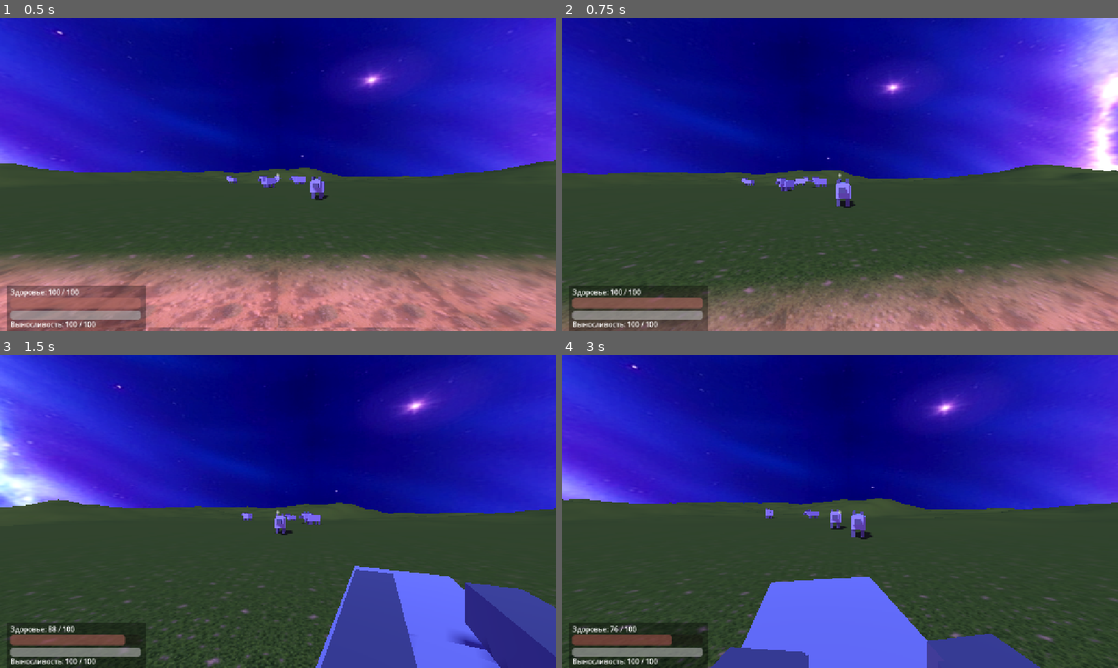
Above: before the commit, frames 1-4 (two rows, left to right).
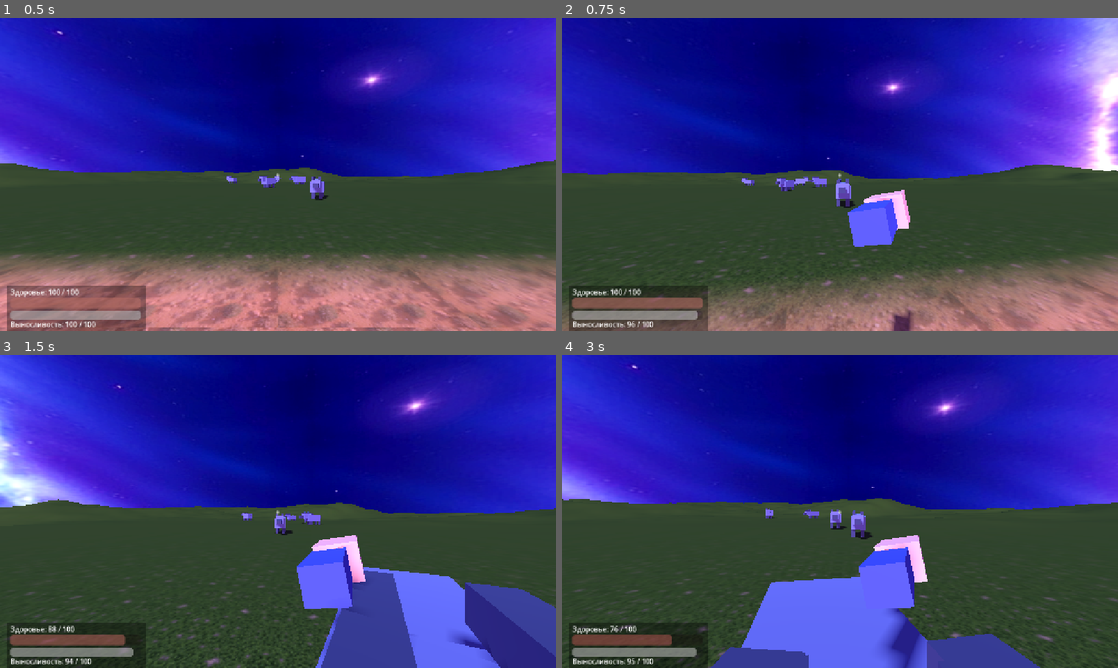
Above: after the commit, the same moments.

Repository: GnomixUltra/ProjectRPGnome
Game: Godot game, scene res://scenes/main.tscn
Two runs of this game, one before a commit and one after it. Both use one fixed random seed, a clock stepped at 60 frames per second and the inputs below.
Inputs (mouse positions are in pixels of both pictures, inside the frame that each line leads up to):
- Up to frame 1 (0.5 s): no input
- Up to frame 2 (0.75 s): tap Enter at 0.5 s; move the mouse to (867, 174) at 0.52 s; hold W (move_forward) from 0.53 s (still down); tap F at 0.6 s; click (867, 174) at 0.67 s
- Up to frame 3 (1.5 s): keep holding W (move_forward); tap Space (jump) at 0.77 s; move the mouse to (250, 511) at 1.27 s; tap Shift (sprint) at 1.35 s; click (250, 511) at 1.42 s
- Up to frame 4 (3 s): keep holding W (move_forward); tap Space (jump) at 1.52 s; tap F at 1.55, 2.1 s; move the mouse to (851, 505) at 2.02 s; click (851, 505) at 2.17 s; move the mouse to (834, 517) at 2.77 s; tap Enter at 2.85 s; click (834, 517) at 2.92 s

Frame 1 is identical in both runs. In frame 2, 1.8% of the frame differs, in the area x 11-64%, y 54-100%; in frame 3, 2.3%; in frame 4, 2.9%, in the area x 11-66%, y 57-100%.

Commit message:
Player fist melee attack: punch wolves with LMB/F

Diff:
--- a/game/scenes/main.tscn
+++ b/game/scenes/main.tscn
@@ -27,6 +27,24 @@
 [sub_resource type="CapsuleShape3D" id="PlayerShape"]
 radius = 0.4
 height = 1.8
+
+[sub_resource type="StandardMaterial3D" id="FistSkin"]
+vertex_color_use_as_albedo = true
+albedo_color = Color(0.85, 0.62, 0.45, 1)
+roughness = 0.7
+
+[sub_resource type="StandardMaterial3D" id="FistSleeve"]
+albedo_color = Color(0.25, 0.3, 0.5, 1)
+roughness = 0.8
+
+[sub_resource type="BoxShape3D" id="PunchShape"]
+size = Vector3(0.9, 0.9, 1.4)
+
+[sub_resource type="BoxMesh" id="FistHandMesh"]
+size = Vector3(0.16, 0.14, 0.2)
+
+[sub_resource type="BoxMesh" id="FistCuffMesh"]
+size = Vector3(0.12, 0.11, 0.22)
 
 [node name="Main" type="Node3D"]
 script = ExtResource("3_main")
@@ -74,6 +92,31 @@
 
 [node name="Camera3D" type="Camera3D" parent="Player/Head"]
 
+[node name="FistPivot" type="Node3D" parent="Player/Head/Camera3D"]
+
+[node name="Fist" type="Node3D" parent="Player/Head/Camera3D/FistPivot"]
+visible = false
+position = Vector3(0.32, -0.26, -0.45)
+rotation = Vector3(0, -0.35, 0.2)
+
+[node name="Hand" type="MeshInstance3D" parent="Player/Head/Camera3D/FistPivot/Fist"]
+mesh = SubResource("FistHandMesh")
+surface_material_override/0 = SubResource("FistSkin")
+
+[node name="Cuff" type="MeshInstance3D" parent="Player/Head/Camera3D/FistPivot/Fist"]
+transform = Transform3D(1, 0, 0, 0, 1, 0, 0, 0, 1, -0.02, 0.0, 0.22)
+mesh = SubResource("FistCuffMesh")
+surface_material_override/0 = SubResource("FistSleeve")
+
+[node name="PunchArea" type="Area3D" parent="Player/Head/Camera3D/FistPivot/Fist"]
+collision_layer = 0
+collision_mask = 4
+
+[node name="PunchShape" type="CollisionShape3D" parent="Player/Head/Camera3D/FistPivot/Fist/PunchArea"]
+transform = Transform3D(1, 0, 0, 0, 1, 0, 0, 0, 1, 0, 0, -0.3)
+shape = SubResource("PunchShape")
+
+
 [node name="HUD" type="CanvasLayer" parent="."]
 
 [node name="HUDRoot" type="Control" parent="HUD"]
--- a/game/scripts/player.gd
+++ b/game/scripts/player.gd
@@ -1,5 +1,6 @@
 extends CharacterBody3D
-## Контроллер игрока от первого лица: WASD, бег на Shift, прыжок, выносливость.
+## Контроллер игрока от первого лица: WASD, бег на Shift, прыжок, выносливость,
+## удар кулаком (ЛКМ) — можно отбиваться от волков и убивать их.
 
 # --- Скорости ---
 @export var walk_speed := 5.0
@@ -19,14 +20,24 @@
 @export var health_regen_rate := 1.5      # HP/с — медленная регенерация в покое
 @export var health_regen_delay := 6.0     # с — пауза после урона перед регенерацией
 
+# --- Кулак (ближний бой) ---
+@export var punch_damage := 14.0          # урон кулака по врагу
+@export var punch_cooldown := 0.45        # с — минимальная пауза между ударами
+@export var punch_stamina_cost := 6.0     # трата выносливости за удар
+@export var punch_range := 2.3            # м — дистанция поражения удара
+@export var punch_arc_degrees := 70.0     # ° — конус «в поле зрения» для попадания
+
 signal stamina_changed(current: float, maximum: float, exhausted: bool)
 signal health_changed(current: float, maximum: float)
 signal died
+signal punched                       # для анимации/звука (зарезервировано)
 
 var gravity: float = ProjectSettings.get_setting("physics/3d/default_gravity")
 
 @onready var head: Node3D = $Head
 @onready var camera: Camera3D = $Head/Camera3D
+@onready var fist_pivot: Node3D = $Head/Camera3D/FistPivot
+@onready var fist: Node3D = $Head/Camera3D/FistPivot/Fist
 
 var _stamina := stamina_max
 var _exhausted := false
@@ -35,6 +46,8 @@
 var _dead := false
 var _yaw := 0.0
 var _pitch := 0.0
+var _punch_cd := 0.0                      # кулдаун удара, с
+var _punching := false                    # идёт ли анимация замаха
 
 
 func _ready() -> void:
@@ -48,6 +61,7 @@
 func _process(delta: float) -> void:
 	if _dead:
 		return
+	_punch_cd = maxf(0.0, _punch_cd - delta)
 	# Медленная регенерация здоровья, если давно не получали урон.
 	if _health < health_max and _hurt_time >= health_regen_delay:
 		_health = minf(health_max, _health + health_regen_rate * delta)
@@ -110,6 +124,70 @@
 			Input.mouse_mode = Input.MOUSE_MODE_CAPTURED
 	if event is InputEventMouseButton and event.pressed and Input.mouse_mode != Input.MOUSE_MODE_CAPTURED:
 		Input.mouse_mode = Input.MOUSE_MODE_CAPTURED
+	# Удар кулаком — левая кнопка мыши (или клавиша F).
+	var punch_pressed := false
+	if event is InputEventMouseButton:
+		punch_pressed = event.button_index == MOUSE_BUTTON_LEFT and event.pressed
+	elif event is InputEventKey:
+		punch_pressed = event.pressed and not event.echo and event.keycode == KEY_F
+	if punch_pressed and Input.mouse_mode == Input.MOUSE_MODE_CAPTURED:
+		_try_punch()
+
+
+## Попытка удара кулаком: проверка кулдауна/стамины, замах, поражение врагов в конусе.
+func _try_punch() -> void:
+	if _dead or _punching or _punch_cd > 0.0:
+		return
+	if _stamina < punch_stamina_cost:
+		return
+	_punching = true
+	_punch_cd = punch_cooldown
+	_stamina = maxf(0.0, _stamina - punch_stamina_cost)
+	if _stamina <= 0.0:
+		_exhausted = true
+	stamina_changed.emit(_stamina, stamina_max, _exhausted)
+	punched.emit()
+
+	# Поражение целей из группы "enemies" в конусе перед игроком.
+	var from := global_position + Vector3(0.0, 1.4, 0.0)
+	var fwd := -global_transform.basis.z.normalized()
+	for body in get_tree().get_nodes_in_group("enemies"):
+		if not (body is Node3D) or not is_instance_valid(body):
+			continue
+		var b := body as Node3D
+		var to := b.global_position + Vector3(0.0, 1.2, 0.0) - from
+		var dist := to.length()
+		if dist > punch_range:
+			continue
+		if to.normalized().dot(fwd) < cos(deg_to_rad(punch_arc_degrees * 0.5)):
+			continue
+		# Проверка «линии удара» только против статичной геометрии мира (слой World):
+		# земля/камни блокируют удар, враги и персонажи — нет. Точка цели берётся
+		# чуть выше головы врага, чтобы луч не цеплял траву под ногами.
+		var ray_from := global_position + Vector3(0.0, 1.7, 0.0)
+		var ray_to := b.global_position + Vector3(0.0, 1.9, 0.0)
+		var hit := PhysicsRayQueryParameters3D.create(ray_from, ray_to, 1, [get_rid()])
+		var obstacle := get_world_3d().direct_space_state.intersect_ray(hit)
+		if not obstacle.is_empty():
+			continue
+		if b.has_method("take_damage"):
+			b.take_damage(punch_damage)
+
+	# Анимация замаха: быстрый выпад вперёд, возврат в исходную позицию.
+	fist.visible = true
+	var rest := Vector3(0.32, -0.26, -0.45)
+	var out := Vector3(0.22, -0.16, -0.95)
+	fist.position = rest
+	var tw := create_tween()
+	tw.tween_property(fist, "position", out, 0.09).set_ease(Tween.EASE_OUT)
+	tw.tween_interval(0.04)
+	tw.tween_property(fist, "position", rest, 0.16).set_ease(Tween.EASE_IN)
+	tw.tween_callback(_finish_punch)
+
+
+func _finish_punch() -> void:
+	_punching = false
+	fist.visible = false
 
 
 func _physics_process(delta: float) -> void:
--- a/game/scripts/wolf.gd
+++ b/game/scripts/wolf.gd
@@ -37,6 +37,7 @@
 func _ready() -> void:
 	_home = global_position
 	_health = max_health
+	add_to_group("enemies")
 	_wait_timer = randf_range(0.5, 2.5)
 	_pick_patrol_point()
 	bite_area.body_entered.connect(_on_bite_body)
Not shown: 1 places in game/scenes/main.tscn that only renumber resources
